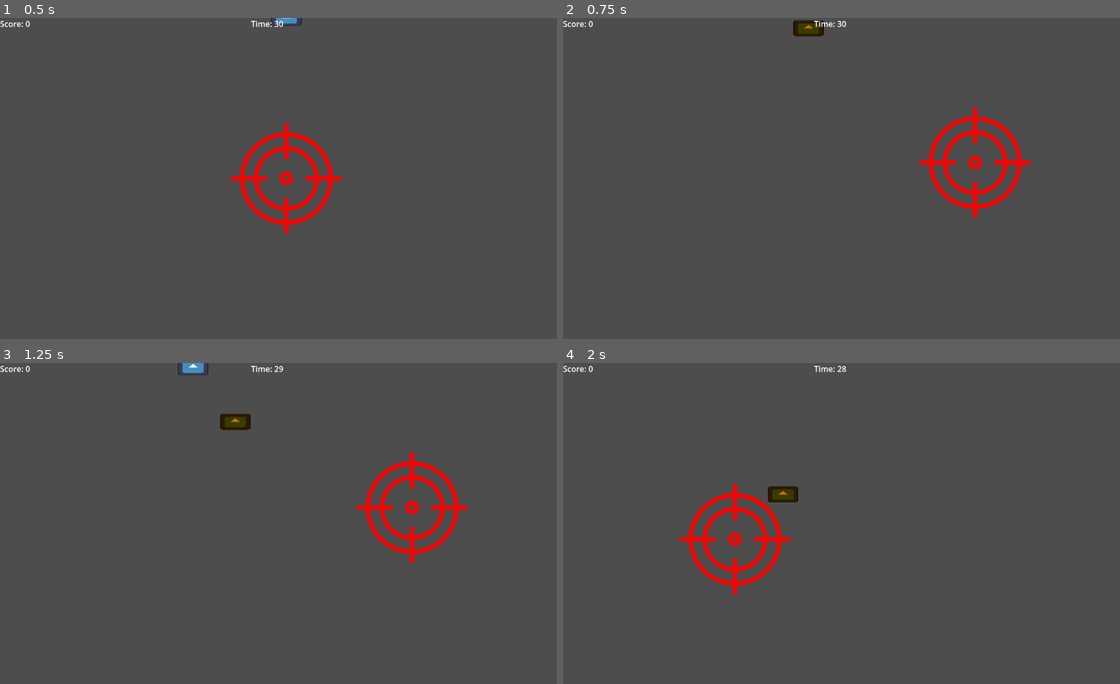
Above: before the commit, frames 1-4 (two rows, left to right).
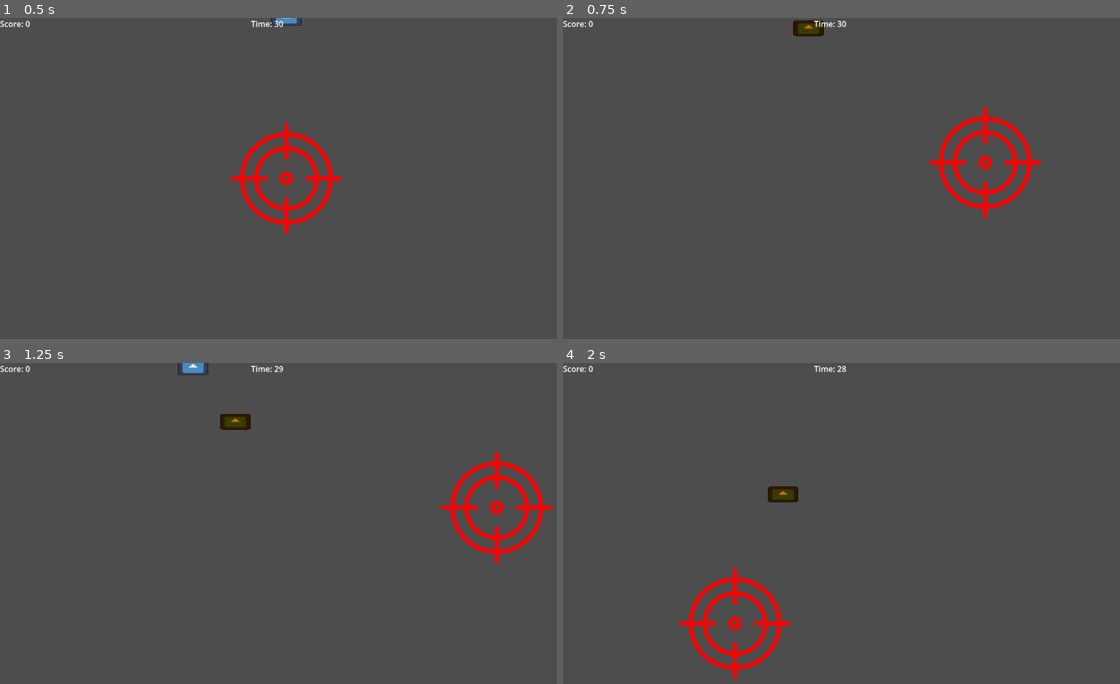
Above: after the commit, the same moments.

Repository: HiroyaHerdinanto/PirantiSMT5
Game: Godot game, scene res://main.tscn
The game is run twice, just before and just after one commit, with the same random seed, the same clock (stepped at 60 frames per second) and the same inputs. The project has no main scene, so this scene is started directly. The engine's default icon, where the game draws it, is replaced by a stand-in: a white triangle on a blue panel in a dark square.
Inputs (mouse positions are in pixels of both pictures, inside the frame that each line leads up to):
- Up to frame 1 (0.5 s): no input
- Up to frame 2 (0.75 s): move the mouse to (975, 162) at 0.52 s; hold D (right, bound only after the commit) from 0.53 s (still down); click (975, 162) at 0.67 s
- Up to frame 3 (1.25 s): keep holding D (right, bound only after the commit)
- Up to frame 4 (2 s): move the mouse to (735, 539) at 1.27 s; release D (right, bound only after the commit) at 1.28 s; hold S (down, bound only after the commit) from 1.28 s (still down); click (735, 539) at 1.42 s

Frame 1 is identical in both runs. In frame 2, 2.7% of the frame differs, in the area x 63-86%, y 27-63%; in frame 3, 3.2%, in the area x 63-100%, y 27-63%; in frame 4, 3.2%.

Commit message:
done bug

Diff:
--- a/mingguh-5/main.gd
+++ /dev/null
@@ -1,79 +0,0 @@
-extends Node2D
-
-var score: int = 0
-var time_left: int = 30   # durasi awal 30 detik
-
-@onready var score_label: Label = $CanvasLayer/ScoreLabel
-@onready var time_label: Label = $CanvasLayer/TimeLabel
-@onready var game_timer: Timer = $GameTimer
-@onready var game_over_label: Label = $CanvasLayer/GameOver
-
-# --- Crosshair ---
-@onready var crosshair_tex: Texture2D = preload("res://crosshair-removebg-preview.png")
-var crosshair: Sprite2D
-
-func _ready() -> void:
-	update_ui()
-	game_over_label.hide()
-
-	# Timer countdown
-	game_timer.wait_time = 1.0
-	game_timer.start()
-
-	# Buat crosshair custom
-	crosshair = Sprite2D.new()
-	crosshair.texture = crosshair_tex
-	crosshair.centered = true
-	add_child(crosshair)
-
-	# Sembunyikan cursor default
-	Input.set_mouse_mode(Input.MOUSE_MODE_HIDDEN)
-
-func _process(delta: float) -> void:
-	# Crosshair ikutin mouse
-	if crosshair:
-		crosshair.global_position = get_global_mouse_position()
-
-func _input(event: InputEvent) -> void:
-	if event is InputEventMouseButton and event.pressed:
-		if event.button_index == MOUSE_BUTTON_LEFT:
-			shoot()
-
-func shoot() -> void:
-	var mouse_pos = get_global_mouse_position()
-	var space_state = get_world_2d().direct_space_state
-
-	var query := PhysicsPointQueryParameters2D.new()
-	query.position = mouse_pos
-	query.collide_with_areas = true
-	query.collide_with_bodies = true
-
-	var result = space_state.intersect_point(query, 1)
-
-	if result.size() > 0:
-		var collider = result[0].collider
-		if collider.has_method("on_shot"):
-			collider.on_shot()
-
-
-func add_score(points: int, extra_time: int = 0) -> void:
-	score += points
-	time_left += extra_time
-	update_ui()
-
-func update_ui() -> void:
-	score_label.text = "Score: %d" % score
-	time_label.text = "Time: %d" % time_left
-
-func game_over() -> void:
-	game_timer.stop()
-	print("Game Over! Final Score:", score)
-	game_over_label.show()
-
-
-func _on_game_timer_timeout() -> void:
-	time_left -= 1
-	if time_left <= 0:
-		time_left = 0
-		game_over()
-	update_ui()# Replace with function body.
--- a/mingguh-5/main.tscn
+++ b/mingguh-5/main.tscn
@@ -1,10 +1,15 @@
-[gd_scene load_steps=6 format=3 uid="uid://cfie57xbgt0kx"]
+[gd_scene load_steps=9 format=3 uid="uid://cfie57xbgt0kx"]
 
-[ext_resource type="Script" uid="uid://cybpsbv3f674w" path="res://main.gd" id="1_ig7tw"]
-[ext_resource type="Script" uid="uid://q47i4ldtgw68" path="res://enemy_spawner.gd" id="2_lquwl"]
+[ext_resource type="Script" uid="uid://cybpsbv3f674w" path="res://script/main.gd" id="1_ig7tw"]
+[ext_resource type="Script" uid="uid://q47i4ldtgw68" path="res://script/enemy_spawner.gd" id="2_lquwl"]
 [ext_resource type="PackedScene" uid="uid://du447piei1j8g" path="res://Enemies/fish_easy.tscn" id="3_7mycd"]
 [ext_resource type="PackedScene" uid="uid://b8ltswbqht282" path="res://Enemies/fish_fast.tscn" id="4_272bh"]
 [ext_resource type="PackedScene" uid="uid://bjb2cl1tgvcjt" path="res://Enemies/fish_golden.tscn" id="5_5vw27"]
+[ext_resource type="Texture2D" uid="uid://d1b8aqn32ls61" path="res://sprite/crosshair-removebg-preview.png" id="6_7mycd"]
+[ext_resource type="Script" uid="uid://dpu0m4i3pwfel" path="res://script/cross_hair.gd" id="6_272bh"]
+
+[sub_resource type="CircleShape2D" id="CircleShape2D_272bh"]
+radius = 5.83095
 
 [node name="Main" type="Node2D"]
 script = ExtResource("1_ig7tw")
@@ -49,6 +54,18 @@
 scale = Vector2(2.52, 2.61999)
 text = "Game Over"
 
+[node name="Cross_Hair" type="Node2D" parent="."]
+position = Vector2(83, -304)
+script = ExtResource("6_272bh")
+
+[node name="Sprite2D" type="Sprite2D" parent="Cross_Hair"]
+texture = ExtResource("6_7mycd")
+
+[node name="Area2D" type="Area2D" parent="Cross_Hair"]
+
+[node name="CollisionShape2D" type="CollisionShape2D" parent="Cross_Hair/Area2D"]
+shape = SubResource("CircleShape2D_272bh")
+
 [connection signal="timeout" from="Timer" to="EnemySpawner" method="_on_timer_timeout"]
 [connection signal="timeout" from="GameTimer" to="." method="_on_game_timer_timeout"]
 [connection signal="enemy_hit" from="EnemySpawner/FishEasy" to="." method="_on_fish_easy_enemy_hit"]
--- a/mingguh-5/project.godot
+++ b/mingguh-5/project.godot
@@ -21,3 +21,23 @@
 "events": [Object(InputEventMouseButton,"resource_local_to_scene":false,"resource_name":"","device":-1,"window_id":0,"a …(253 unchanged characters)…
 ]
 }
+right={
+"deadzone": 0.2,
+"events": [Object(InputEventKey,"resource_local_to_scene":false,"resource_name":"","device":-1,"window_id":0,"alt_pressed":false,"shift_pressed":false,"ctrl_pressed":false,"meta_pressed":false,"pressed":false,"keycode":0,"physical_keycode":68,"key_label":0,"unicode":100,"location":0,"echo":false,"script":null)
+]
+}
+left={
+"deadzone": 0.2,
+"events": [Object(InputEventKey,"resource_local_to_scene":false,"resource_name":"","device":-1,"window_id":0,"alt_pressed":false,"shift_pressed":false,"ctrl_pressed":false,"meta_pressed":false,"pressed":false,"keycode":0,"physical_keycode":65,"key_label":0,"unicode":97,"location":0,"echo":false,"script":null)
+]
+}
+down={
+"deadzone": 0.2,
+"events": [Object(InputEventKey,"resource_local_to_scene":false,"resource_name":"","device":-1,"window_id":0,"alt_pressed":false,"shift_pressed":false,"ctrl_pressed":false,"meta_pressed":false,"pressed":false,"keycode":0,"physical_keycode":83,"key_label":0,"unicode":115,"location":0,"echo":false,"script":null)
+]
+}
+up={
+"deadzone": 0.2,
+"events": [Object(InputEventKey,"resource_local_to_scene":false,"resource_name":"","device":-1,"window_id":0,"alt_pressed":false,"shift_pressed":false,"ctrl_pressed":false,"meta_pressed":false,"pressed":false,"keycode":0,"physical_keycode":87,"key_label":0,"unicode":119,"location":0,"echo":false,"script":null)
+]
+}
--- /dev/null
+++ b/mingguh-5/script/cross_hair.gd
@@ -0,0 +1,83 @@
+extends Node2D
+
+@onready var hit_zone: Area2D = $Area2D
+
+# Pengaturan kecepatan
+@export var move_speed: float = 300.0
+@export var use_mouse_movement: bool = true
+@export var use_wasd_movement: bool = true
+
+var velocity: Vector2 = Vector2.ZERO
+var is_moving_with_wasd: bool = false
+var last_mouse_position: Vector2
+
+func _ready() -> void:
+	Input.set_mouse_mode(Input.MOUSE_MODE_HIDDEN)
+	last_mouse_position = get_global_mouse_position()
+
+func _physics_process(delta: float) -> void:
+	handle_movement(delta)
+
+	# Update posisi berdasarkan velocity
+	global_position += velocity * delta
+
+	# Simpan posisi mouse terakhir
+	last_mouse_position = get_global_mouse_position()
+
+func handle_movement(delta: float) -> void:
+	velocity = Vector2.ZERO
+
+	# Gerakan dengan WASD (jika diaktifkan)
+	if use_wasd_movement:
+		var input_vector = Vector2.ZERO
+
+		if Input.is_action_pressed("right"):
+			input_vector.x += 1
+		if Input.is_action_pressed("left"):
+			input_vector.x -= 1
+		if Input.is_action_pressed("down"):
+			input_vector.y += 1
+		if Input.is_action_pressed("up"):
+			input_vector.y -= 1
+
+		if input_vector.length() > 0:
+			input_vector = input_vector.normalized()
+			velocity = input_vector * move_speed
+			is_moving_with_wasd = true
+		else:
+			# Jika tidak ada input WASD, kembali ke mode mouse
+			is_moving_with_wasd = false
+
+	# Gerakan dengan mouse (jika diaktifkan dan tidak sedang menggunakan WASD)
+	if use_mouse_movement and not is_moving_with_wasd:
+		global_position = get_global_mouse_position()
+
+func _input(event: InputEvent) -> void:
+	# Deteksi pergerakan mouse
+	if event is InputEventMouseMotion:
+		is_moving_with_wasd = false
+
+	if event is InputEventMouseButton and event.pressed:
+		if event.button_index == MOUSE_BUTTON_LEFT:
+			shoot()
+
+func shoot() -> void:
+	# Pastikan kita menggunakan posisi mouse yang benar
+	# Jika sedang bergerak dengan WASD, gunakan posisi mouse terakhir yang disimpan
+	# Jika tidak, gunakan posisi mouse saat ini
+	var shoot_position
+	if is_moving_with_wasd:
+		shoot_position = last_mouse_position
+	else:
+		shoot_position = get_global_mouse_position()
+
+	# Pindah ke posisi shoot yang ditentukan
+	global_position = shoot_position
+
+	# Lakukan pengecekan hit zone
+	var result = hit_zone.get_overlapping_areas()
+	if !result or result.size() == 0:
+		return
+	for hitted in result:
+		if hitted.has_method("on_shot"):
+			hitted.on_shot()
--- /dev/null
+++ b/mingguh-5/script/main.gd
@@ -0,0 +1,39 @@
+extends Node2D
+
+var score: int = 0
+var time_left: int = 30
+
+@onready var score_label: Label = $CanvasLayer/ScoreLabel
+@onready var time_label: Label = $CanvasLayer/TimeLabel
+@onready var game_timer: Timer = $GameTimer
+@onready var game_over_label: Label = $CanvasLayer/GameOver
+
+func _ready() -> void:
+	update_ui()
+	game_over_label.hide()
+
+
+	game_timer.wait_time = 1.0
+	game_timer.start()
+
+func add_score(points: int, extra_time: int = 0) -> void:
+	score += points
+	time_left += extra_time
+	update_ui()
+
+func update_ui() -> void:
+	score_label.text = "Score: %d" % score
+	time_label.text = "Time: %d" % time_left
+
+func game_over() -> void:
+	game_timer.stop()
+	print("Game Over! Final Score:", score)
+	game_over_label.show()
+
+
+func _on_game_timer_timeout() -> void:
+	time_left -= 1
+	if time_left <= 0:
+		time_left = 0
+		game_over()
+	update_ui()# Replace with function body.
Empty file added: mingguh-5/script/Score.gd
Renamed: mingguh-5/Score.gd.uid -> mingguh-5/script/Score.gd.uid
Not shown, added: mingguh-5/script/cross_hair.gd.uid
Renamed: mingguh-5/enemy_spawner.gd -> mingguh-5/script/enemy_spawner.gd
Renamed: mingguh-5/enemy_spawner.gd.uid -> mingguh-5/script/enemy_spawner.gd.uid
Renamed: mingguh-5/main.gd.uid -> mingguh-5/script/main.gd.uid
Not shown, changed: mingguh-5/sprite/CROOSHair.png.import
Renamed: mingguh-5/Crosshair-.png -> mingguh-5/sprite/Crosshair-.png
Not shown, changed: mingguh-5/sprite/Crosshair-.png.import
Renamed: mingguh-5/crosshair-removebg-preview.png -> mingguh-5/sprite/crosshair-removebg-preview.png
Not shown, changed: mingguh-5/sprite/crosshair-removebg-preview.png.import
Renamed: mingguh-5/crosshair.png -> mingguh-5/sprite/crosshair.png
(and 1 more such lines)
